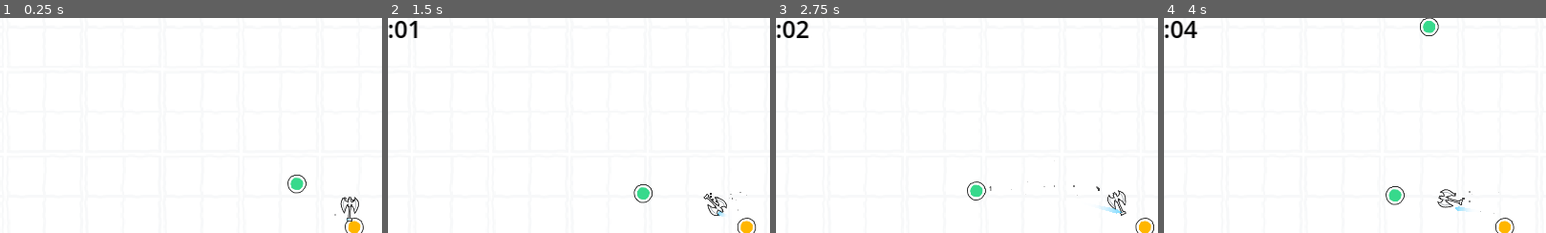
Above: before the commit, frames 1-4 (left to right).
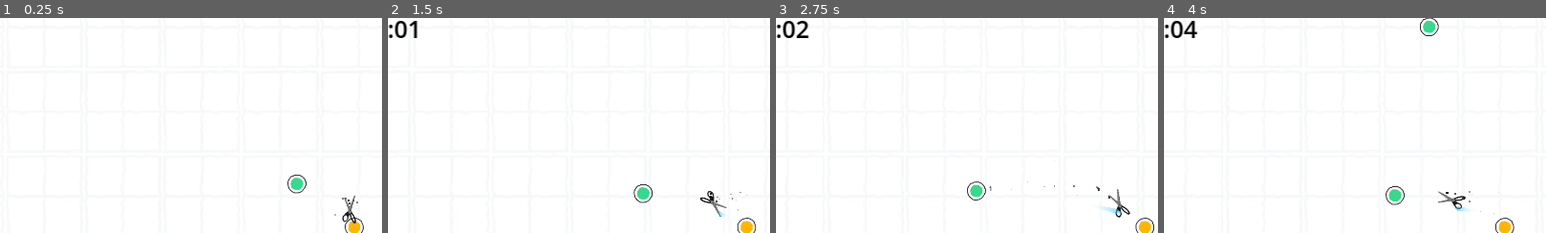
Above: after the commit, the same moments.

Repository: kickflip-games/papercut
Game: Godot game, scene res://scenes/game_flow/gameplay/game.tscn
Same seed, same stepped clock (60 frames per second), same inputs: the game is played once before the commit and once after it.
Inputs (mouse positions are % of the whole screen's width and height, from its top left):
- Up to frame 1 (0.25 s): no input
- Up to frame 2 (1.5 s): tap Enter (ui_accept) at 0.5, 0.77 s; move the mouse to (72, 45) at 0.52 s; press the mouse at (72, 45) at 0.53 s; hold D (right) 0.53-1.25 s; release the mouse at (72, 45) at 1.25 s; drag from (30, 55) to (52, 50) at 1.27 s
- Up to frame 3 (2.75 s): move the mouse to (60, 28) at 2.02 s; press the mouse at (60, 28) at 2.03 s; hold D (right) from 2.03 s (still down)
- Up to frame 4 (4 s): release D (right) at 2.75 s; release the mouse at (60, 28) at 2.75 s; drag from (45, 70) to (52, 50) at 2.77 s; move the mouse to (80, 65) at 3.52 s; press the mouse at (80, 65) at 3.53 s; hold A (left) from 3.53 s (still down); tap Enter (ui_accept) at 3.77 s
The pictures show only the part of the screen within x 4-54%, y 1-51%; the shares and areas given below are measured in that part.

The runs differ from the first frame. In frame 1, 0.3% of the frame differs, in the area x 89-94%, y 82-96%; in frame 2, 0.3%; in frame 3, 0.3%, in the area x 86-93%, y 79-93%; in frame 4, 0.3%.

Commit message:
Added sid assets scissors and xp orbs to gameplay

Diff:
--- a/scenes/pickups/pickup.tscn
+++ b/scenes/pickups/pickup.tscn
@@ -1,7 +1,7 @@
 [gd_scene load_steps=4 format=3 uid="uid://7vfc1fub28gb"]
 
 [ext_resource type="Script" path="res://scenes/pickups/pickup.gd" id="1_ysjr5"]
-[ext_resource type="Texture2D" uid="uid://bcf5h2rrlf17t" path="res://assets/kenney_scribble_dungeons/PNG/Characters/yellow_hand.png" id="2_l8wvu"]
+[ext_resource type="Texture2D" uid="uid://k8fdpj2l2xa" path="res://assets/sid_assets/XP_Orbs.png" id="2_h1brv"]
 
 [sub_resource type="CircleShape2D" id="CircleShape2D_kk1o1"]
 
@@ -10,7 +10,7 @@
 script = ExtResource("1_ysjr5")
 
 [node name="Sprite2D" type="Sprite2D" parent="."]
-texture = ExtResource("2_l8wvu")
+texture = ExtResource("2_h1brv")
 
 [node name="CollisionShape2D" type="CollisionShape2D" parent="."]
 shape = SubResource("CircleShape2D_kk1o1")
--- a/scenes/pickups/xp_pickup.tscn
+++ b/scenes/pickups/xp_pickup.tscn
@@ -1,7 +1,7 @@
 [gd_scene load_steps=5 format=3 uid="uid://btq7dgkmmegoe"]
 
 [ext_resource type="Script" path="res://scenes/pickups/xp_pickup.gd" id="1_n2ytk"]
-[ext_resource type="Texture2D" uid="uid://bcf5h2rrlf17t" path="res://assets/kenney_scribble_dungeons/PNG/Characters/yellow_hand.png" id="2_fkx4i"]
+[ext_resource type="Texture2D" uid="uid://k8fdpj2l2xa" path="res://assets/sid_assets/XP_Orbs.png" id="2_8e22c"]
 [ext_resource type="PackedScene" uid="uid://d0g00ecnpuo2h" path="res://scenes/Trails.tscn" id="3_cmtgr"]
 
 [sub_resource type="CircleShape2D" id="CircleShape2D_kk1o1"]
@@ -12,7 +12,7 @@
 experience = 1.0
 
 [node name="Sprite2D" type="Sprite2D" parent="."]
-texture = ExtResource("2_fkx4i")
+texture = ExtResource("2_8e22c")
 
 [node name="CollisionShape2D" type="CollisionShape2D" parent="."]
 shape = SubResource("CircleShape2D_kk1o1")
--- a/scenes/weapons/HomingAxe.tscn
+++ b/scenes/weapons/HomingAxe.tscn
@@ -1,7 +1,7 @@
 [gd_scene load_steps=15 format=3 uid="uid://dmas3ws6ej7uk"]
 
 [ext_resource type="Script" path="res://scenes/weapons/HomingAxe.gd" id="1_arphm"]
-[ext_resource type="Texture2D" uid="uid://c7ucs7jagh42b" path="res://assets/kenney_scribble_dungeons/PNG/Items/weapon_axe_large.png" id="2_vlx0q"]
+[ext_resource type="Texture2D" uid="uid://cr0lkoklx0fkn" path="res://assets/sid_assets/scissors.png" id="2_gubqe"]
 [ext_resource type="Texture2D" uid="uid://bcf5h2rrlf17t" path="res://assets/kenney_scribble_dungeons/PNG/Characters/yellow_hand.png" id="3_d5kas"]
 [ext_resource type="PackedScene" uid="uid://ckrxk10li5n0j" path="res://scenes/units/hit_boxes/attack_box.tscn" id="4_fvwkx"]
 [ext_resource type="PackedScene" uid="uid://p8orp54ynall" path="res://addons/trail_2d/trail_fx.tscn" id="5_2ogc5"]
@@ -60,7 +60,7 @@
 
 [node name="Sprite2D" type="Sprite2D" parent="."]
 position = Vector2(-1, -45)
-texture = ExtResource("2_vlx0q")
+texture = ExtResource("2_gubqe")
 
 [node name="Sprite2D" type="Sprite2D" parent="Sprite2D"]
 visible = false
Not shown, added: assets/sid_assets/XP Orbs.png.import
Binary file added: assets/sid_assets/XP_Orbs.png
Not shown, added: assets/sid_assets/XP_Orbs.png.import
Binary file added: assets/sid_assets/scissors.png
Not shown, added: assets/sid_assets/scissors.png.import
Not shown, added: assets/sid_assets/weapon_axe_large.png.import
Not shown, added: assets/sid_assets/yellow_hand.png.import
